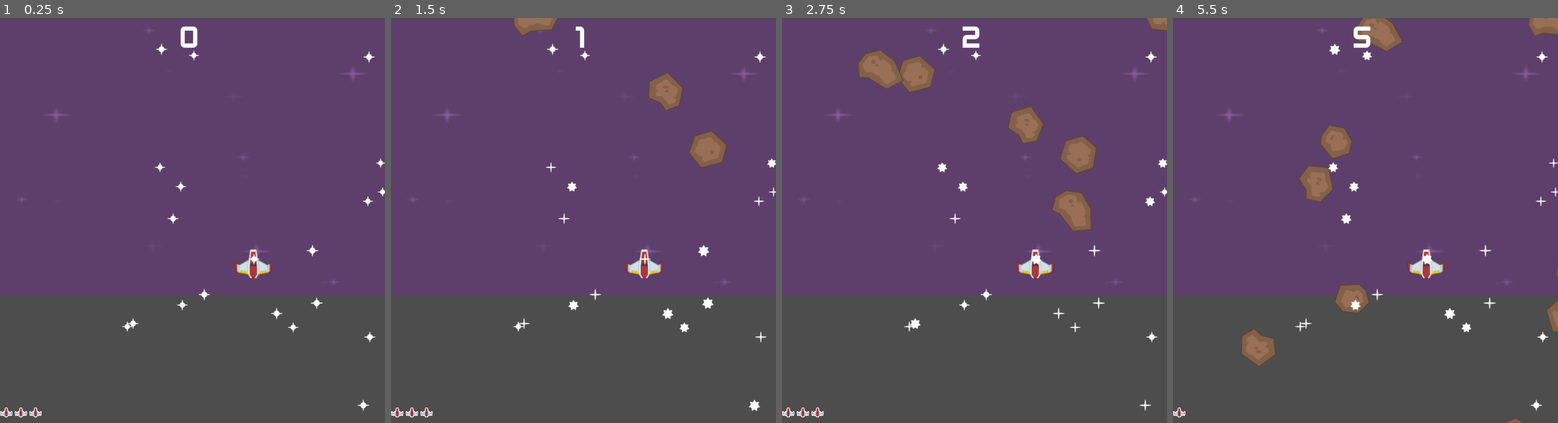
Above: before the commit, frames 1-4 (left to right).
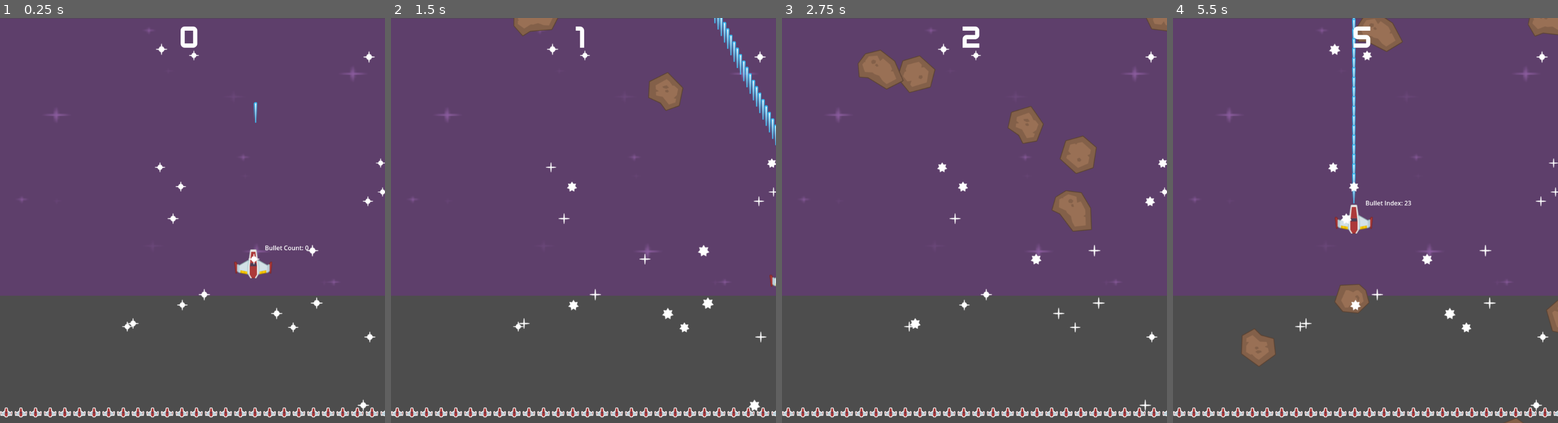
Above: after the commit, the same moments.

Repository: KeyVux/Tutorial-Games
Game: Godot game, scene res://scenes/level.tscn
Same seed, same stepped clock (60 frames per second), same inputs: the game is played once before the commit and once after it.
Inputs (mouse positions are in pixels of both pictures, inside the frame that each line leads up to):
- Up to frame 1 (0.25 s): no input
- Up to frame 2 (1.5 s): move the mouse to (668, 200) at 0.52 s; press the mouse at (668, 200) at 0.53 s; hold D (right, bound only after the commit) 0.53-1.28 s; move the mouse to (506, 240) at 1.27 s; release the mouse at (506, 240) at 1.28 s; hold S (down, bound only after the commit) from 1.28 s (still down); click (506, 240) at 1.35 s
- Up to frame 3 (2.75 s): move the mouse to (1013, 131) at 2.02 s; release S (down, bound only after the commit) at 2.03 s; press the mouse at (1013, 131) at 2.03 s; hold D (right, bound only after the commit) from 2.03 s (still down)
- Up to frame 4 (5.5 s): move the mouse to (1346, 301) at 2.77 s; release D (right, bound only after the commit) at 2.78 s; release the mouse at (1346, 301) at 2.78 s; hold W (up, bound only after the commit) 2.78-3.53 s; click (1346, 301) at 2.85 s; move the mouse to (1481, 281) at 3.52 s; press the mouse at (1481, 281) at 3.53 s; hold A (left, bound only after the commit) 3.53-5.03 s; move the mouse to (1250, 159) at 4.27 s; release the mouse at (1250, 159) at 4.28 s; click (1250, 159) at 4.35 s; move the mouse to (1384, 220) at 5.02 s; press the mouse at (1384, 220) at 5.03 s; hold S (down, bound only after the commit) from 5.03 s (still down)

The runs differ from the first frame. In frame 1, 1.3% of the frame differs, in the area x 11-100%, y 20-99%; in frame 2, 2.9%; in frame 3, 1.5%; in frame 4, 3.5%, in the area x 3-100%, y 0-99%.

Commit message:
Object pooling for bullets

Diff:
--- a/meteorite_shooting/project.godot
+++ b/meteorite_shooting/project.godot
@@ -30,29 +30,35 @@
 
 [input]
 
-left_click={
+shoot={
 "deadzone": 0.5,
 "events": [Object(InputEventMouseButton,"resource_local_to_scene":false,"resource_name":"","device":-1,"window_id":0,"a …(258 unchanged characters)…
+, Object(InputEventKey,"resource_local_to_scene":false,"resource_name":"","device":-1,"window_id":0,"alt_pressed":false,"shift_pressed":false,"ctrl_pressed":false,"meta_pressed":false,"pressed":false,"keycode":0,"physical_keycode":32,"key_label":0,"unicode":32,"location":0,"echo":false,"script":null)
+, Object(InputEventJoypadButton,"resource_local_to_scene":false,"resource_name":"","device":-1,"button_index":0,"pressure":0.0,"pressed":false,"script":null)
 ]
 }
-move_left={
+left={
 "deadzone": 0.5,
 "events": [Object(InputEventKey,"resource_local_to_scene":false,"resource_name":"","device":-1,"window_id":0,"alt_press …(191 unchanged characters)…
+, Object(InputEventJoypadMotion,"resource_local_to_scene":false,"resource_name":"","device":-1,"axis":0,"axis_value":-1.0,"script":null)
 ]
 }
-move_right={
+right={
 "deadzone": 0.5,
 "events": [Object(InputEventKey,"resource_local_to_scene":false,"resource_name":"","device":-1,"window_id":0,"alt_press …(192 unchanged characters)…
+, Object(InputEventJoypadMotion,"resource_local_to_scene":false,"resource_name":"","device":-1,"axis":0,"axis_value":1.0,"script":null)
 ]
 }
-move_up={
+up={
 "deadzone": 0.5,
 "events": [Object(InputEventKey,"resource_local_to_scene":false,"resource_name":"","device":-1,"window_id":0,"alt_press …(192 unchanged characters)…
+, Object(InputEventJoypadMotion,"resource_local_to_scene":false,"resource_name":"","device":-1,"axis":1,"axis_value":-1.0,"script":null)
 ]
 }
-move_down={
+down={
 "deadzone": 0.5,
 "events": [Object(InputEventKey,"resource_local_to_scene":false,"resource_name":"","device":-1,"window_id":0,"alt_press …(192 unchanged characters)…
+, Object(InputEventJoypadMotion,"resource_local_to_scene":false,"resource_name":"","device":-1,"axis":1,"axis_value":1.0,"script":null)
 ]
 }
 
--- a/meteorite_shooting/scenes/level.tscn
+++ b/meteorite_shooting/scenes/level.tscn
@@ -90,6 +90,7 @@
 metadata/_edit_lock_ = true
 
 [node name="Laser" parent="Lasers" instance=ExtResource("5_el11q")]
+position = Vector2(664, 495)
 
 [node name="Player" type="Node2D" parent="."]
 position = Vector2(657, 640)
@@ -202,4 +203,4 @@
 
 [node name="UI" parent="." instance=ExtResource("9_ao6d6")]
 
-[connection signal="laser" from="Player/Player" to="." method="_on_player_laser"]
+[editable path="Player/Player"]
--- a/meteorite_shooting/scenes/player.tscn
+++ b/meteorite_shooting/scenes/player.tscn
@@ -16,7 +16,16 @@
 [node name="LaserStartingPosition" type="Marker2D" parent="."]
 position = Vector2(0, -68)
 
-[node name="LaserCooldown" type="Timer" parent="."]
-wait_time = 0.01
+[node name="Debug Control" type="Control" parent="."]
+layout_mode = 3
+anchors_preset = 0
+offset_left = 30.0
+offset_top = -54.0
+offset_right = 198.0
+offset_bottom = -14.0
 
-[connection signal="timeout" from="LaserCooldown" to="." method="_on_laser_cooldown_timeout"]
+[node name="Label Bullet Count" type="Label" parent="Debug Control"]
+layout_mode = 0
+offset_right = 40.0
+offset_bottom = 23.0
+text = "Bullet Count: 0"
--- a/meteorite_shooting/scripts/laser.gd
+++ b/meteorite_shooting/scripts/laser.gd
@@ -12,5 +12,5 @@
 	position.y -= speed * delta
 
 func onHit(meteor: Meteorite):
-	queue_free()  # Delete the laser
+	#queue_free()  # Delete the laser
 	meteor.queue_free()  # Delete the meteor
--- a/meteorite_shooting/scripts/level.gd
+++ b/meteorite_shooting/scripts/level.gd
@@ -3,7 +3,7 @@
 
 @onready var meteorTimer = $MeteorTimer
 
-var health: int = 3
+var health: int = 300
 
 # 1. Load scenes
 var meteorScenes: PackedScene = load("res://scenes/meteorite.tscn")
--- a/meteorite_shooting/scripts/player.gd
+++ b/meteorite_shooting/scripts/player.gd
@@ -2,12 +2,21 @@
 
 @export var speed: int = 500
 
-signal laser(pos)
+const shoot_delay = 0.01
+const LASER_POOL_MAX = 150
 
-var canShoot: bool = true
+var shoot_timer = 0.0
+var laserScene: PackedScene =  load("res://scenes/laser.tscn")
+var laserPool: Array[Node] = []
+var laserPoolIndex := 0
 
 #func _ready():
 	#print(position)
+
+# Outside of screen
+# Timer
+# Object pooling (Pool) On demand
+# Object pooling (Pool) Prepared
 
 func _process(_delta: float):
 	var direction = Input.get_vector("left", "right", "up", "down")
@@ -15,11 +24,24 @@
 	move_and_slide()
 
 	# shoot input
-	if Input.is_action_just_pressed("shoot") and canShoot:
-		#print(position)
-		laser.emit($LaserStartingPosition.global_position)
-		canShoot = false
-		$LaserCooldown.start()
+	shoot(_delta)
 
-func _on_laser_cooldown_timeout() -> void:
-	canShoot = true # Replace with function body.
+func shoot(_delta: float):
+	shoot_timer = shoot_timer - _delta
+
+	if Input.is_action_pressed("shoot") and shoot_timer <= 0:
+		shoot_timer = shoot_delay
+		spawnLaser()
+
+
+func spawnLaser():
+	if laserPool.size() < LASER_POOL_MAX:
+		var laser = laserScene.instantiate()
+		$"../../Lasers".add_child(laser)
+		laser.global_position = $LaserStartingPosition.global_position
+		laserPool.append(laser)
+		$"Debug Control/Label Bullet Count".text = "Bullet Spawn: %d" % laserPool.size()
+		return
+	$"Debug Control/Label Bullet Count".text = "Bullet Index: %d" % laserPoolIndex
+	laserPool[laserPoolIndex].global_position = $LaserStartingPosition.global_position
+	laserPoolIndex = (laserPoolIndex + 1) % LASER_POOL_MAX
Not shown, changed: meteorite_shooting/.gitignore
